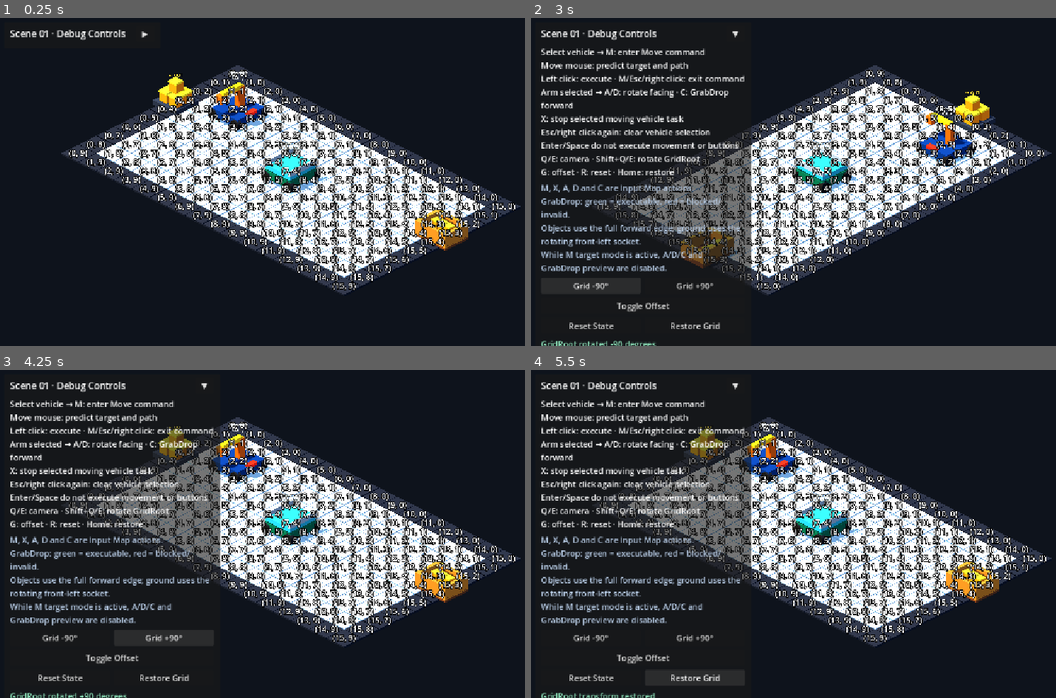
Above: before the commit, frames 1-4 (two rows, left to right).
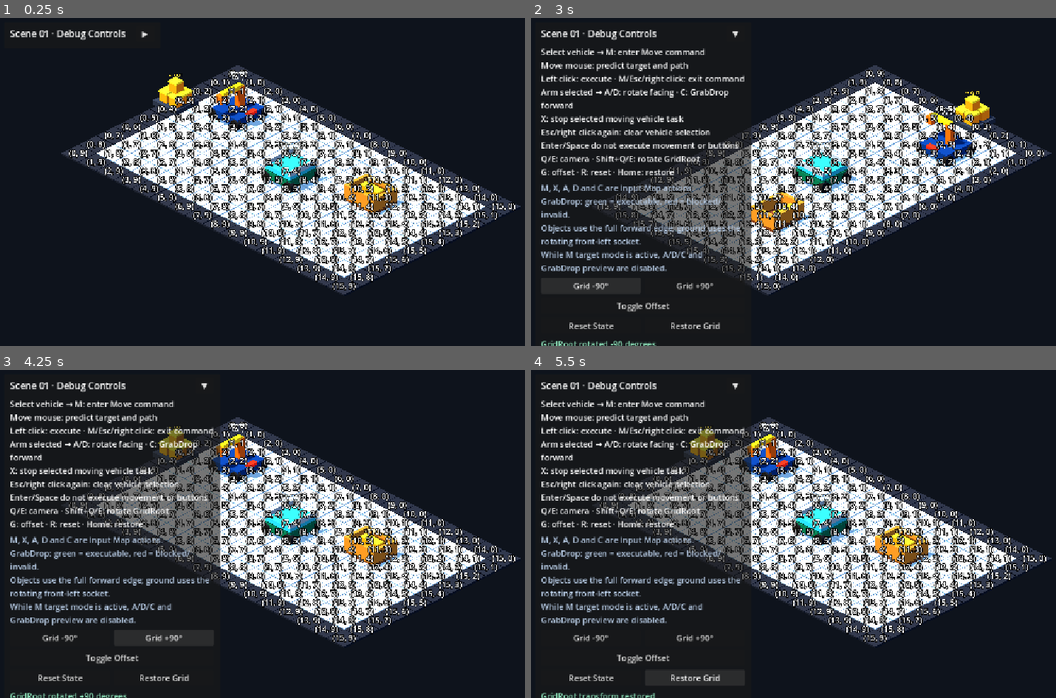
Above: after the commit, the same moments.

Repository: Ri0n72Y/automata
Game: Godot game, scene res://scenes/scene_01/scene_01_basic_packing.tscn
Two runs of this game, one before a commit and one after it. Both use one fixed random seed, a clock stepped at 60 frames per second and the inputs below.
Inputs:
- Up to frame 1 (0.25 s): no input
- Up to frame 2 (3 s): click "▶" at 0.5 s; click "▼" at 1.25 s; click "▶" at 2 s; click "Grid -90°" at 2.75 s
- Up to frame 3 (4.25 s): click "Grid +90°" at 3.5 s
- Up to frame 4 (5.5 s): click "Toggle Offset" at 4.25 s; click "Restore Grid" at 5 s

The runs differ from the first frame. In frame 1, 1.2% of the frame differs, in the area x 65-90%, y 47-71%; in frame 2, 1.2%; in frame 3, 1.2%; in frame 4, 1.2%.

Commit message:
[codex]fix(scene-01): keep box target coordinates inside expanded field

Diff:
--- a/scenes/scene_01/scene_01_basic_packing.tscn
+++ b/scenes/scene_01/scene_01_basic_packing.tscn
@@ -98,7 +98,7 @@
 
 [node name="StandardBox" parent="SceneRoot/ObjectRoot/Scene01ObjectManager" instance=ExtResource("14_item_receiver")]
 unique_name_in_owner = true
-position = Vector3(15.5, 0, 4)
+position = Vector3(11.5, 0, 4)
 
 [node name="CameraRoot" type="Node3D" parent="SceneRoot"]
 unique_name_in_owner = true
